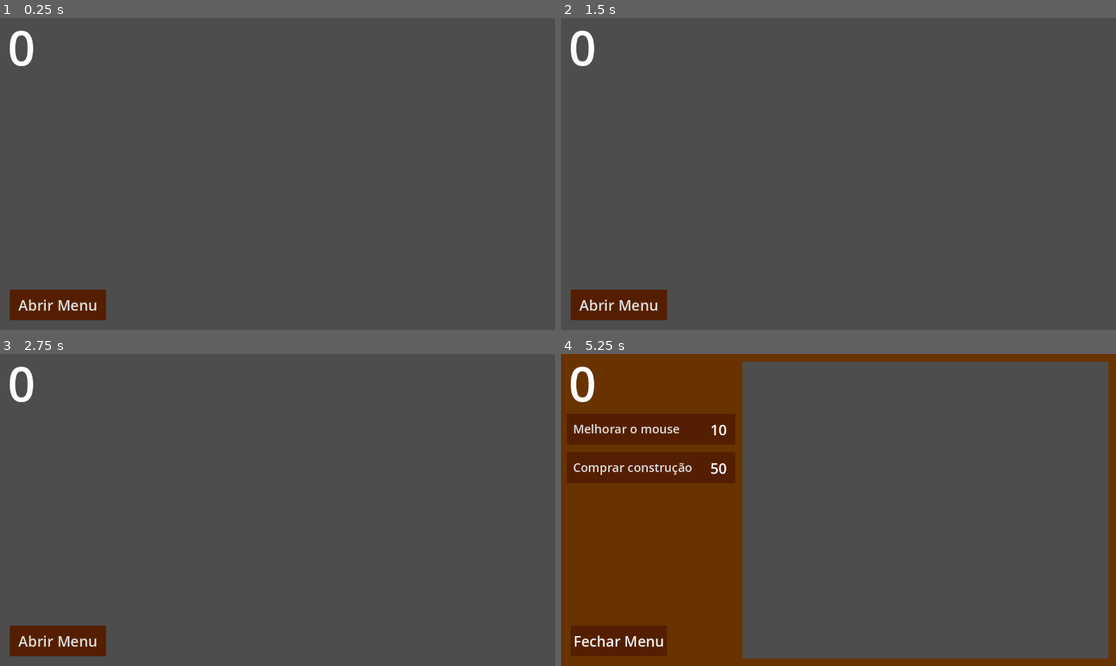
Above: before the commit, frames 1-4 (two rows, left to right).
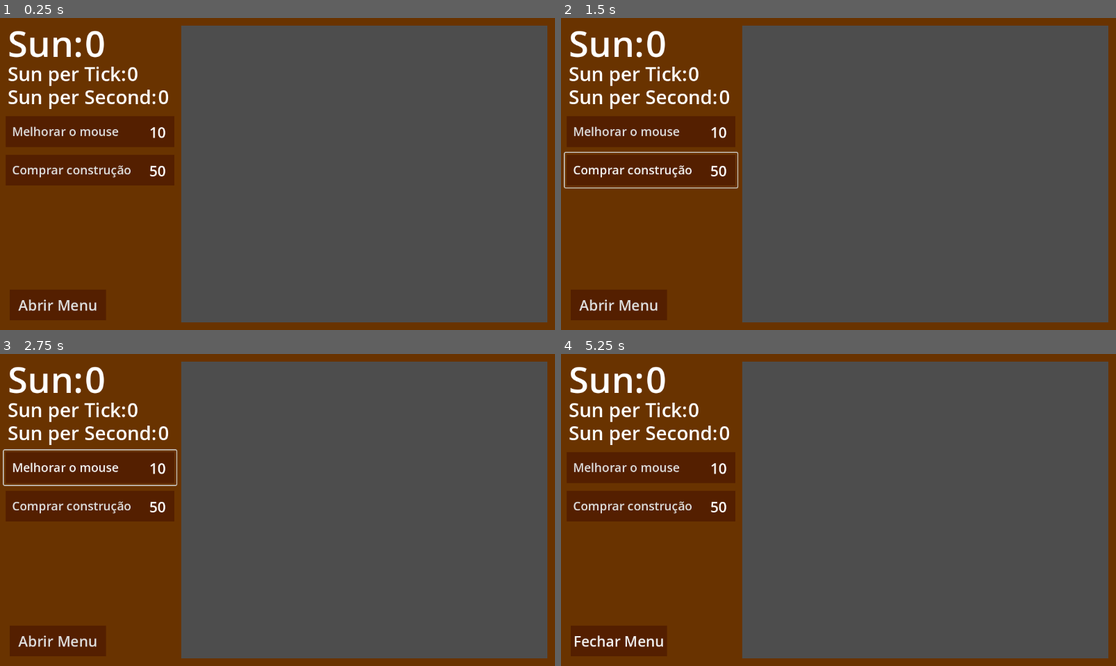
Above: after the commit, the same moments.

Repository: c-sandro/projetoAlvorada
Game: Godot game, scene res://Main.tscn
The game is run twice, just before and just after one commit, with the same random seed, the same clock (stepped at 60 frames per second) and the same inputs.
Inputs (mouse positions are in pixels of both pictures, inside the frame that each line leads up to):
- Up to frame 1 (0.25 s): no input
- Up to frame 2 (1.5 s): click (649, 130) at 0.5 s, where only the run after the commit has a clickable "Melhorar o mouse"; click (649, 170) at 1.25 s, where only the run after the commit has a clickable "Comprar construção"
- Up to frame 3 (2.75 s): click (88, 466) at 2 s, where only the run after the commit has a clickable "Melhorar o mouse"
- Up to frame 4 (5.25 s): click (649, 506) at 2.75 s, where only the run after the commit has a clickable "Comprar construção"; click (649, 466) at 3.5 s, where only the run after the commit has a clickable "Melhorar o mouse"; click (649, 506) at 4.25 s, where only the run after the commit has a clickable "Comprar construção"; click "Abrir Menu" at 5 s

The runs differ from the first frame. In frame 1, 36% of the frame differs, in the area x 0-100%, y 0-100%; in frame 2, 36%; in frame 3, 36%; in frame 4, 2.7%.

Commit message:
otimização do codigo de ganhar sol

Diff:
--- a/godot/HUD.tscn
+++ b/godot/HUD.tscn
@@ -22,7 +22,6 @@
 script = ExtResource("1_iqnn1")
 
 [node name="Menu" type="Control" parent="."]
-visible = false
 layout_mode = 3
 anchors_preset = 0
 offset_right = 40.0
@@ -34,6 +33,7 @@
 offset_bottom = 40.0
 
 [node name="RightRect" type="ColorRect" parent="Menu/Frame"]
+layout_mode = 0
 offset_left = 1136.0
 offset_top = 16.0
 offset_right = 1152.0
@@ -41,12 +41,14 @@
 color = Color(0.411765, 0.2, 0, 1)
 
 [node name="UpRect" type="ColorRect" parent="Menu/Frame"]
+layout_mode = 0
 offset_left = 376.0
 offset_right = 1152.0
 offset_bottom = 16.0
 color = Color(0.411765, 0.2, 0, 1)
 
 [node name="DownRect" type="ColorRect" parent="Menu/Frame"]
+layout_mode = 0
 offset_left = 376.0
 offset_top = 632.0
 offset_right = 1152.0
@@ -54,15 +56,17 @@
 color = Color(0.411765, 0.2, 0, 1)
 
 [node name="LeftRect" type="ColorRect" parent="Menu/Frame"]
+layout_mode = 0
 offset_right = 376.0
 offset_bottom = 648.0
 color = Color(0.411765, 0.2, 0, 1)
 
 [node name="MouseUpgrade" type="Button" parent="Menu"]
+layout_mode = 0
 offset_left = 8.0
-offset_top = 120.0
+offset_top = 200.0
 offset_right = 366.0
-offset_bottom = 192.0
+offset_bottom = 272.0
 theme_override_font_sizes/font_size = 25
 text = "  Melhorar o mouse"
 icon = SubResource("GradientTexture2D_61edw")
@@ -81,10 +85,11 @@
 horizontal_alignment = 2
 
 [node name="BuildingBuy" type="Button" parent="Menu"]
+layout_mode = 0
 offset_left = 8.0
-offset_top = 200.0
+offset_top = 280.0
 offset_right = 366.0
-offset_bottom = 272.0
+offset_bottom = 352.0
 theme_override_font_sizes/font_size = 25
 text = "  Comprar construção"
 icon = SubResource("GradientTexture2D_61edw")
@@ -103,6 +108,7 @@
 horizontal_alignment = 2
 
 [node name="CloseMenu" type="Button" parent="Menu"]
+layout_mode = 0
 offset_left = 16.0
 offset_top = 560.0
 offset_right = 224.0
@@ -115,12 +121,48 @@
 icon_alignment = 1
 
 [node name="SunCount" type="Label" parent="."]
-offset_left = 16.0
-offset_top = -8.0
-offset_right = 80.0
-offset_bottom = 132.0
-theme_override_font_sizes/font_size = 100
+offset_left = 176.0
+offset_right = 219.0
+offset_bottom = 106.0
+theme_override_font_sizes/font_size = 75
 text = "0"
+
+[node name="Text" type="Label" parent="SunCount"]
+offset_left = -160.0
+offset_right = -2.0
+offset_bottom = 106.0
+theme_override_font_sizes/font_size = 75
+text = "Sun:"
+
+[node name="SunPerTick" type="Label" parent="."]
+offset_left = 264.0
+offset_top = 88.0
+offset_right = 288.0
+offset_bottom = 146.0
+theme_override_font_sizes/font_size = 40
+text = "0"
+
+[node name="Text" type="Label" parent="SunPerTick"]
+offset_left = -248.0
+offset_right = -3.0
+offset_bottom = 58.0
+theme_override_font_sizes/font_size = 40
+text = "Sun per Tick:"
+
+[node name="SunPerSecond" type="Label" parent="."]
+offset_left = 328.0
+offset_top = 136.0
+offset_right = 351.0
+offset_bottom = 194.0
+theme_override_font_sizes/font_size = 40
+text = "0"
+
+[node name="Text" type="Label" parent="SunPerSecond"]
+offset_left = -312.0
+offset_right = -5.0
+offset_bottom = 58.0
+theme_override_font_sizes/font_size = 40
+text = "Sun per Second:"
 
 [node name="OpenMenu" type="Button" parent="."]
 offset_left = 16.0
--- a/godot/Main.tscn
+++ b/godot/Main.tscn
@@ -1,6 +1,6 @@
 [gd_scene load_steps=5 format=3 uid="uid://bcavmedvv7ixd"]
 
-[ext_resource type="PackedScene" uid="uid://c8augt8na75pj" path="res://Sun.tscn" id="1_3evlm"]
+[ext_resource type="PackedScene" uid="uid://c8augt8na75pj" path="res://sun.tscn" id="1_3evlm"]
 [ext_resource type="PackedScene" uid="uid://bikyg3dc6rmqf" path="res://HUD.tscn" id="1_akrkt"]
 [ext_resource type="Script" path="res://scripts/SunEnergyManager.gd" id="2_y5alj"]
 
@@ -18,6 +18,8 @@
 [node name="BuildingTimer" type="Timer" parent="SunEnergyManager"]
 wait_time = 10.0
 
+[node name="SunTimer" type="Timer" parent="SunEnergyManager"]
+
 [node name="Sun" parent="." instance=ExtResource("1_3evlm")]
 position = Vector2(731, 400)
 
@@ -26,5 +28,6 @@
 [connection signal="sunTick" from="SunEnergyManager" to="HUD" method="_on_sun_energy_manager_sun_tick"]
 [connection signal="upgradeBought" from="SunEnergyManager" to="HUD" method="_on_sun_energy_manager_upgrade_bought"]
 [connection signal="timeout" from="SunEnergyManager/BuildingTimer" to="SunEnergyManager" method="_on_building_timer_timeout"]
+[connection signal="timeout" from="SunEnergyManager/SunTimer" to="SunEnergyManager" method="_on_sun_timer_timeout"]
 [connection signal="mouse_entered" from="Sun" to="SunEnergyManager" method="_on_sun_mouse_entered"]
 [connection signal="mouse_exited" from="Sun" to="SunEnergyManager" method="_on_sun_mouse_exited"]
--- a/godot/scripts/SunEnergyManager.gd
+++ b/godot/scripts/SunEnergyManager.gd
@@ -1,22 +1,17 @@
 extends Node
-
-var sunTime: float = 0
-@export var sunTimeRequired: int = 1
-
-var isMouseInSun: bool = false
 
 var sunTotal: int = 0
 var sunGainedPerTick: int = 1
+var sunPerSecond: float = 0
 
+var buildings: Array = [0]
 var upgradesCosts: Array = [10,50]
-var buildings: Array = [0]
 
 signal sunTick
 signal upgradeBought
 
 func completeSunTick():
 	sunTotal += sunGainedPerTick
-	sunTime = 0
 	changeSunCountHUD()
 
 func changeSunCountHUD():
@@ -25,22 +20,15 @@
 func changeUpgradePriceHUD(upgrade, newPrice):
 	upgradeBought.emit(upgrade, newPrice)
 
-func _process(delta):
-
-	if(isMouseInSun):
-		sunTime += delta
-		if(sunTime >= sunTimeRequired):
-			completeSunTick()
-
-
+#funções pra começar e parar o timer do sol
 func _on_sun_mouse_entered():
-	isMouseInSun = true
+	$SunTimer.start()
 
 func _on_sun_mouse_exited():
-	isMouseInSun = false
-	sunTime = 0
+	$SunTimer.stop()
 
 func _on_hud_mouse_upgrade_pressed():
+
 	if(sunTotal >= upgradesCosts[0]):
 		sunTotal -= upgradesCosts[0]
 		sunGainedPerTick += 1
@@ -60,7 +48,9 @@
 		if(buildings[0] == 1):
 			$BuildingTimer.start()
 
-
 func _on_building_timer_timeout():
 	sunTotal += 1
 	changeSunCountHUD()
+
+func _on_sun_timer_timeout():
+	completeSunTick()
